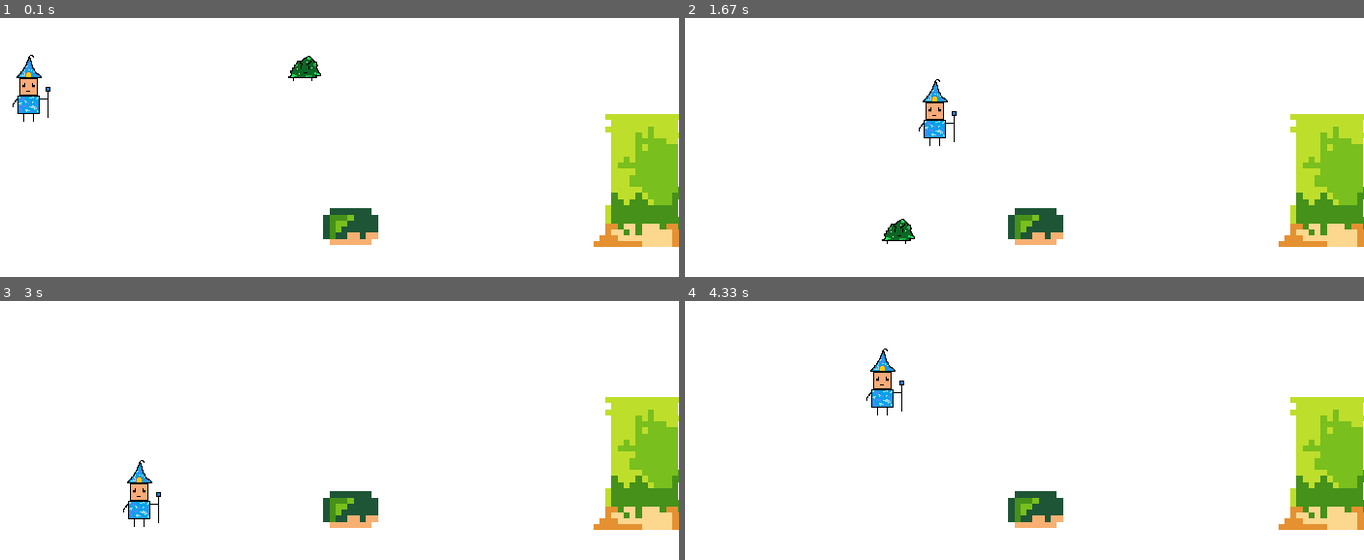
Above: before the commit, frames 1-4 (two rows, left to right).
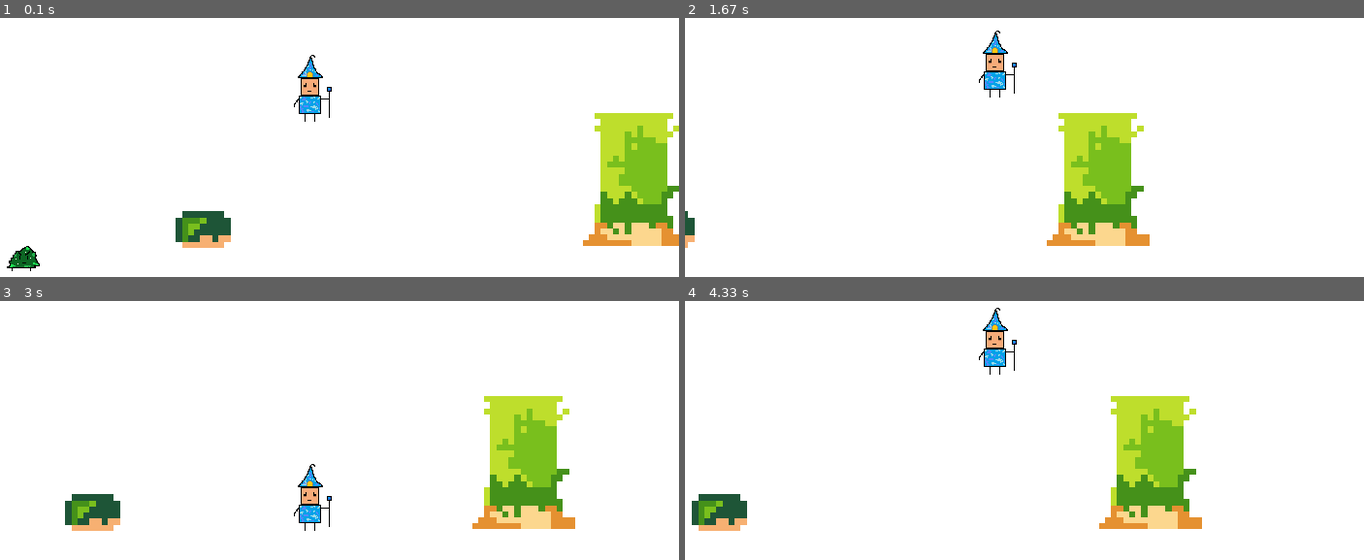
Above: after the commit, the same moments.

Repository: Frank-Martinz/Pygame-project
Game: pygame game, started from map_player.py
Two runs of this game, one before a commit and one after it. Both use one fixed random seed, a clock stepped at 60 frames per second and the inputs below.
Inputs:
- Up to frame 1 (0.1 s): no input
- Up to frame 2 (1.67 s): hold D 0.33-0.8 s; hold Space 0.83-1.3 s; hold D 0.83-1.3 s; hold D from 1.33 s (still down)
- Up to frame 3 (3 s): release D at 1.8 s; hold A 1.83-2.37 s; hold A 2.4-2.8 s; hold D from 2.83 s (still down)
- Up to frame 4 (4.33 s): release D at 3.47 s; hold A 3.5-3.97 s; tap Space at 3.57, 3.87, 4.07 s; hold D from 4 s (still down)

The runs differ from the first frame. In frame 1, 6.5% of the frame differs, in the area x 1-100%, y 14-98%; in frame 2, 14%; in frame 3, 14%; in frame 4, 14%, in the area x 1-100%, y 2-89%.

Commit message:
Доработан персонаж

Diff:
--- a/map_player.py
+++ b/map_player.py
@@ -2,11 +2,11 @@
 import os
 import sys
 
-
 from pygame import *
 
 PLATFORM_WIDTH = 60
 PLATFORM_HEIGHT = 32
+
 
 def load_image(name, colorkey=None):
     fullname = os.path.join('data', name)
@@ -17,29 +17,13 @@
     return image
 
 
-class Camera:
-    # зададим начальный сдвиг камеры
-    def __init__(self):
-        self.dx = 0
-        self.dy = 0
-
-    # сдвинуть объект obj на смещение камеры
-    def apply(self, obj):
-        obj.rect.x += self.dx
-        obj.rect.y += self.dy
-
-    # позиционировать камеру на объекте target
-    def update(self, target):
-        self.dx = -(target.rect.x + target.rect.w // 2 - WIDTH // 2)
-        self.dy = -(target.rect.y + target.rect.h // 2 - HEIGHT // 2)
-
 class Player(pygame.sprite.Sprite):
     def __init__(self):
         super().__init__(all_sprites, player_sp)
         self.image = load_image('sage-frame-0.png')
         self.rect = self.image.get_rect()
 
-        self.rect.x = 10
+        self.rect.x = 300
         self.rect.y = 200
 
         self.player_has_jumped = False
@@ -54,11 +38,27 @@
     def update(self):
         if not self.player_on_the_ground:
             self.rect.y += self.falling_speed
-            self.falling_speed += 0.2
+            if self.falling_speed != 7:
+                self.falling_speed += 0.2
             if self.rect.y + self.rect.height >= 400:
                 self.falling_speed = 0
                 self.player_has_jumped = False
                 self.player_on_the_ground = True
+
+        if self.rect.y + self.rect.height >= 400:
+            self.player_on_the_ground = True
+            self.player_has_jumped = False
+
+        else:
+            self.player_on_the_ground = False
+            self.player_has_jumped = True
+
+        if pygame.sprite.spritecollideany(self, objects_ps):
+            for obj in pygame.sprite.spritecollide(self, objects_ps, dokill=False):
+                if self.rect.bottom <= obj.rect.top + 9:
+                    self.player_on_the_ground = True
+                    self.player_has_jumped = False
+                    self.falling_speed = 0
 
         if pygame.sprite.spritecollideany(self, enemies_sp):
             for enm in enemies_sp:
@@ -67,7 +67,7 @@
                     self.falling_speed = -4
                 else:
                     self.death()
-
+                    return
 
     def death(self):
         self.kill()
@@ -75,21 +75,37 @@
     def move(self, dx):
         self.rect.x += dx
 
+    def can_make_right_move(self):
+        if pygame.sprite.spritecollideany(self, objects_ps):
+            for sp in pygame.sprite.spritecollide(self, objects_ps, dokill=False):
+                if sp.rect.top + 9 <= self.rect.bottom:
+                    if self.rect.left < sp.rect.right - 3:
+                        return False
+        return True
+
+    def can_make_left_move(self):
+        if pygame.sprite.spritecollideany(self, objects_ps):
+            for sp in pygame.sprite.spritecollide(self, objects_ps, dokill=False):
+                if sp.rect.top + 9 <= self.rect.bottom:
+                    if sp.rect.left + 3 < self.rect.right:
+                        return False
+        return True
+
     def jump(self):
         if self.player_on_the_ground:
-            self.falling_speed = -7
+            self.falling_speed = -8
             self.player_has_jumped = True
             self.player_on_the_ground = False
 
 
 class Enemy(pygame.sprite.Sprite):
-    def __init__(self):
+    def __init__(self, x, y):
         super().__init__(all_sprites, enemies_sp)
         self.image = load_image('enemy-frame-0.png')
         self.rect = self.image.get_rect()
 
-        self.rect.x = 300
-        self.rect.y = 200
+        self.rect.x = x
+        self.rect.y = y
 
         self.move = 50
         self.step = -1
@@ -121,6 +137,44 @@
         self.kill()
 
 
+class Objects(pygame.sprite.Sprite):
+    def __init__(self, image, x, y):
+        self.image = image
+        super().__init__(all_sprites, objects_ps)
+        self.rect = self.image.get_rect()
+        self.rect.x = x
+        self.rect.y = y
+
+
+def load_level(level):
+    x = y = 0
+    for row in level:
+        for col in row:
+            if col == "+":
+                pf = Surface((PLATFORM_WIDTH, PLATFORM_HEIGHT))
+                pf = image.load("objects/1.png")
+                Objects(pf, x, y + 45)
+
+            if col == "*":
+                pf = Surface((PLATFORM_WIDTH, PLATFORM_HEIGHT))
+                pf = image.load("objects/2.png")
+                Objects(pf, x, y + 8)
+
+            if col == "-":
+                pf = Surface((PLATFORM_WIDTH, PLATFORM_HEIGHT))
+                pf = image.load("objects/4.png")
+                Objects(pf, x, y)
+
+            if col == "@":
+                pf = Surface((PLATFORM_WIDTH, PLATFORM_HEIGHT))
+                pf = image.load("objects/3.png")
+                Objects(pf, x, y + 20)
+
+            x += PLATFORM_WIDTH
+        y += PLATFORM_HEIGHT
+        x = 0
+
+
 if __name__ == '__main__':
     pygame.init()
     all_sprites = pygame.sprite.Group()
@@ -137,7 +191,7 @@
         "                                   ",
         "          *            -       -   ",
         "                                   ",
-        "     +          +     @            ",
+        "   +            +     @            ",
         "                                   ",
         "                                   ",
         "                                   ",
@@ -156,64 +210,41 @@
     all_sprites = pygame.sprite.Group()
     player_sp = pygame.sprite.Group()
     enemies_sp = pygame.sprite.Group()
+    objects_ps = pygame.sprite.Group()
 
     running = True
     clock = pygame.time.Clock()
 
     player = Player()
-    enemy = Enemy()
-    camera = Camera()
+    enemy = Enemy(10, 400)
+    load_level(level)
 
     while running:
-        camera.update(player)
-
         screen.fill((255, 255, 255))
         for event in pygame.event.get():
             if event.type == pygame.QUIT:
                 running = False
-        x = y = 0
-        for row in level:
-            for col in row:
-                if col == "+":
-                    pf = Surface((PLATFORM_WIDTH, PLATFORM_HEIGHT))
-                    pf = image.load("objects/1.png")
-                    screen.blit(pf, (x, y))
-
-                if col == "*":
-                    pf = Surface((PLATFORM_WIDTH, PLATFORM_HEIGHT))
-                    pf = image.load("objects/2.png")
-                    screen.blit(pf, (x, y + 8))
-
-                if col == "-":
-                    pf = Surface((PLATFORM_WIDTH, PLATFORM_HEIGHT))
-                    pf = image.load("objects/4.png")
-                    screen.blit(pf, (x, y))
-
-                if col == "@":
-                    pf = Surface((PLATFORM_WIDTH, PLATFORM_HEIGHT))
-                    pf = image.load("objects/3.png")
-                    screen.blit(pf, (x, y - 20))
-
-                x += PLATFORM_WIDTH
-            y += PLATFORM_HEIGHT
-            x = 0
+
         keys = pygame.key.get_pressed()
         if any(keys):
             if keys[pygame.K_SPACE]:
                 player.jump()
 
             if keys[pygame.K_a]:
-                player.move(-3)
+                if player.can_make_left_move():
+                    for sp in all_sprites:
+                        sp.rect.x += 3
+                    player.move(-3)
 
             if keys[pygame.K_d]:
-                player.move(3)
-
-
+                if player.can_make_right_move():
+                    for sp in all_sprites:
+                        sp.rect.x -= 3
+                    player.move(3)
 
         all_sprites.update()
         all_sprites.draw(screen)
         pygame.display.update()
         clock.tick(FPS)
 
-
     pygame.quit()
Binary file changed: objects/1.png
Binary file changed: objects/2.png
Binary file changed: objects/3.png
Binary file changed: objects/4.png
Binary file changed: objects/5.png
